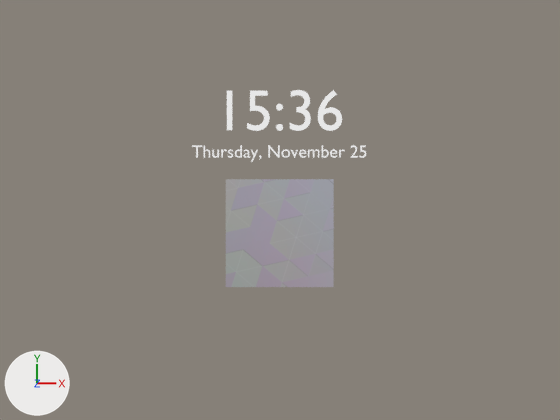
One commit to the Blender file lock-login/tobias-login.blend: the scene before it, then after it.
The view is the same before and after, from the file's camera 'Camera'. The lights are fixed; the arrows at lower left show +X, +Y and +Z. Text is drawn in Blender's own font.

Script lines for the objects in view, before the commit:
```python
me_plane = bpy.data.meshes.new('Plane')
me_plane.from_pydata(...)  # 4 vertices, 1 face; spans x -1.0..1.0, y -1.0..1.0, z 0.0
me_plane.materials.append(mat_personal_bg1)
txt_text = bpy.data.curves.new('Text', 'FONT')
txt_text.body = '15:36'
txt_text.materials.append(mat_datetime)
txt_text.align_x = 'CENTER'
ob_plane = bpy.data.objects.new('Plane', me_plane)
ob_plane.location = (-0.004, -0.229, 0.0)
ob_plane.scale = (0.531, 0.531, 0.531)
ob_text = bpy.data.objects.new('Text', txt_text)
ob_text.location = (-0.004, 0.784, 0.0)
ob_text.scale = (0.573, 0.573, 0.573)
```
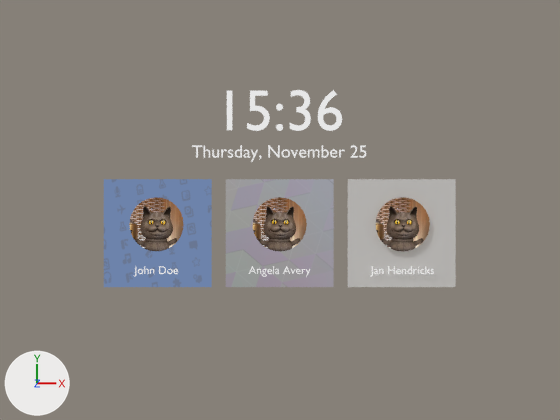
Commit message: login mockup wip

Patch to the scene script:
```diff
--- a/lock-login/tobias-login.blend.py
+++ b/lock-login/tobias-login.blend.py
@@ mat_angela @@
+mat_angela = bpy.data.materials.new('angela')
+# uses the picture img_angela_jpg
@@ mat_personal_bg2 @@
+mat_personal_bg2 = bpy.data.materials.new('personal_bg2')
+# uses the picture img_symbolics_8_png
@@ me_plane_002 @@
+me_plane_002.from_pydata([(-1.0, -1.0, 0.0), (1.0, -1.0, 0.0), (-1.0, 1.0, 0.0), (1.0, 1.0, 0.0)], [], [(0, 1, 3, 2)])
+me_plane_002.materials.append(mat_personal_bg3)  # its picture is missing
@@ txt_text_005 @@
+txt_text_005 = bpy.data.curves.new('Text.005', 'FONT')
+txt_text_005.body = 'John Doe'
+txt_text_005.materials.append(mat_datetime)
+txt_text_005.align_x = 'CENTER'
@@ txt_text_004 @@
+txt_text_004 = bpy.data.curves.new('Text.004', 'FONT')
+txt_text_004.body = 'Jan Hendricks'
+txt_text_004.materials.append(mat_datetime)
+txt_text_004.align_x = 'CENTER'
@@ txt_text_002 @@
+txt_text_002 = bpy.data.curves.new('Text.002', 'FONT')
+txt_text_002.body = 'Angela Avery'
+txt_text_002.materials.append(mat_datetime)
+txt_text_002.align_x = 'CENTER'
@@ ob_angela @@
+ob_angela = bpy.data.objects.new('angela', me_circle)  # 32 vertices, 1 face; spans x -1.0..1.0, y -1.0..1.0, z 0.0
+ob_angela.location = (-0.004, -0.14, 0.055)
+ob_angela.scale = (0.264, 0.264, 0.264)
@@ ob_angela_001 @@
+ob_angela_001 = bpy.data.objects.new('angela.001', me_circle.copy())
+ob_angela_001.location = (1.196, -0.14, 0.055)
+ob_angela_001.scale = (0.264, 0.264, 0.264)
@@ ob_plane_001 @@
+ob_plane_001 = bpy.data.objects.new('Plane.001', me_plane_002)
+ob_plane_001.location = (1.196, -0.229, 0.0)
+ob_plane_001.scale = (0.531, 0.531, 0.531)
@@ ob_angela_002 @@
+ob_angela_002 = bpy.data.objects.new('angela.002', me_circle.copy())
+ob_angela_002.location = (-1.204, -0.14, 0.055)
+ob_angela_002.scale = (0.264, 0.264, 0.264)
@@ ob_plane_002 @@
+ob_plane_002 = bpy.data.objects.new('Plane.002', me_plane_003)  # 4 vertices, 1 face; spans x -1.0..1.0, y -1.0..1.0, z 0.0
+ob_plane_002.location = (-1.204, -0.229, 0.0)
+ob_plane_002.scale = (0.531, 0.531, 0.531)
@@ ob_text_004 @@
+ob_text_004 = bpy.data.objects.new('Text.004', txt_text_005)
+ob_text_004.location = (-1.204, -0.624, 0.054)
+ob_text_004.scale = (0.111, 0.111, 0.111)
@@ ob_text_003 @@
+ob_text_003 = bpy.data.objects.new('Text.003', txt_text_004)
+ob_text_003.location = (1.196, -0.624, 0.054)
+ob_text_003.scale = (0.111, 0.111, 0.111)
@@ ob_text_002 @@
+ob_text_002 = bpy.data.objects.new('Text.002', txt_text_002)
+ob_text_002.location = (-0.004, -0.624, 0.054)
+ob_text_002.scale = (0.111, 0.111, 0.111)
```

Boxes (x1, y1, x2, y2) around the edits, measured in the pictures (560 x 420 px):
'Plane.002', added: after (104, 179, 212, 287)
'Plane.001', added: after (348, 179, 456, 287)
'angela', added: after (253, 197, 307, 251)
'angela.002', added: after (129, 197, 184, 251)
'angela.001', added: after (376, 197, 430, 251)
'Text.003', added: after (370, 266, 434, 277)
'Text.002', added: after (249, 266, 310, 277)
'Text.004', added: after (134, 266, 178, 277)
